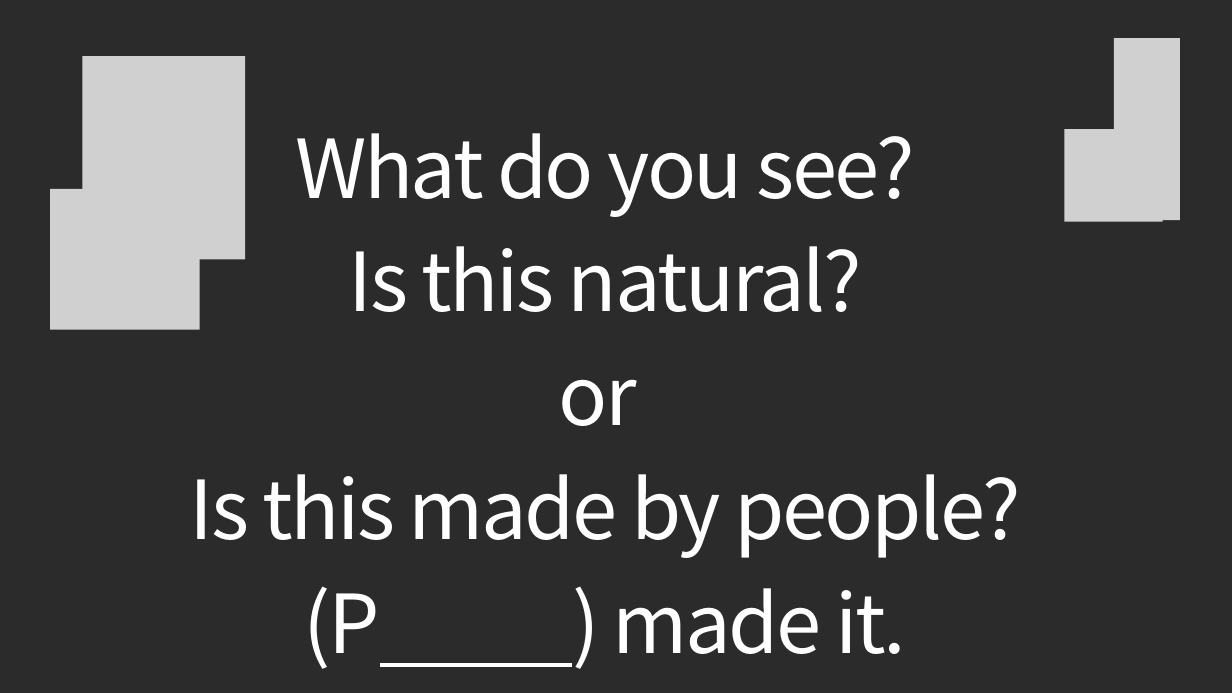
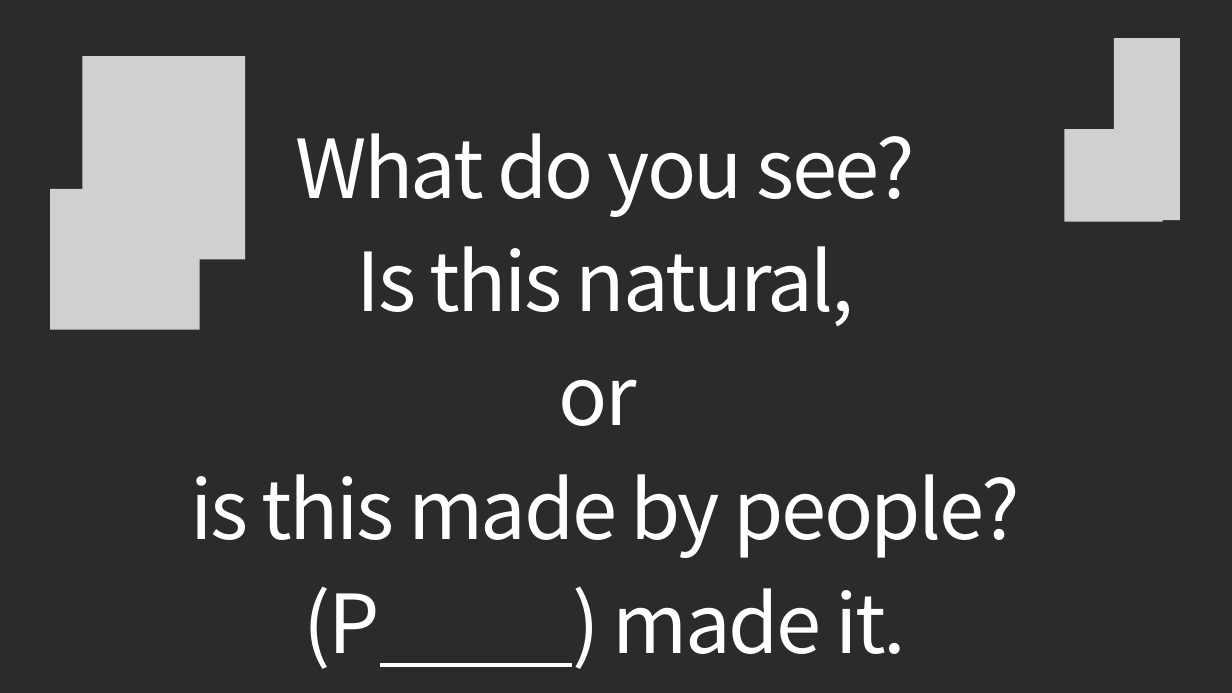
Before and after one commit to biossam/snja_map, a slide deck: slide 2 of files/intl/Why_are_they_suffering.pptx. Drawn at 1232x693 pixels with LibreOffice and Linux fonts; fonts in the diff are those of the drawing; grey boxes stand for pictures; background and template pictures are left out; a plain dark background stands for a picture behind light text. Boxes give left, top, right and bottom in pixels: in the first picture for what was removed or moved away, otherwise in the second. Text is boxed around its words. In the diff, an @@ line names an element or a change of style, - is before the commit and + after.

```diff
--- a/files/intl/Why_are_they_suffering.pptx
+++ b/files/intl/Why_are_they_suffering.pptx
@@ text at (357, 246, 854, 327): text changed @@
-Is this natural?
+Is this natural,
@@ text at (190, 474, 1020, 558): text changed @@
-Is this made by people?
+is this made by people?
```
Also in this commit, not shown: 11 other files.
